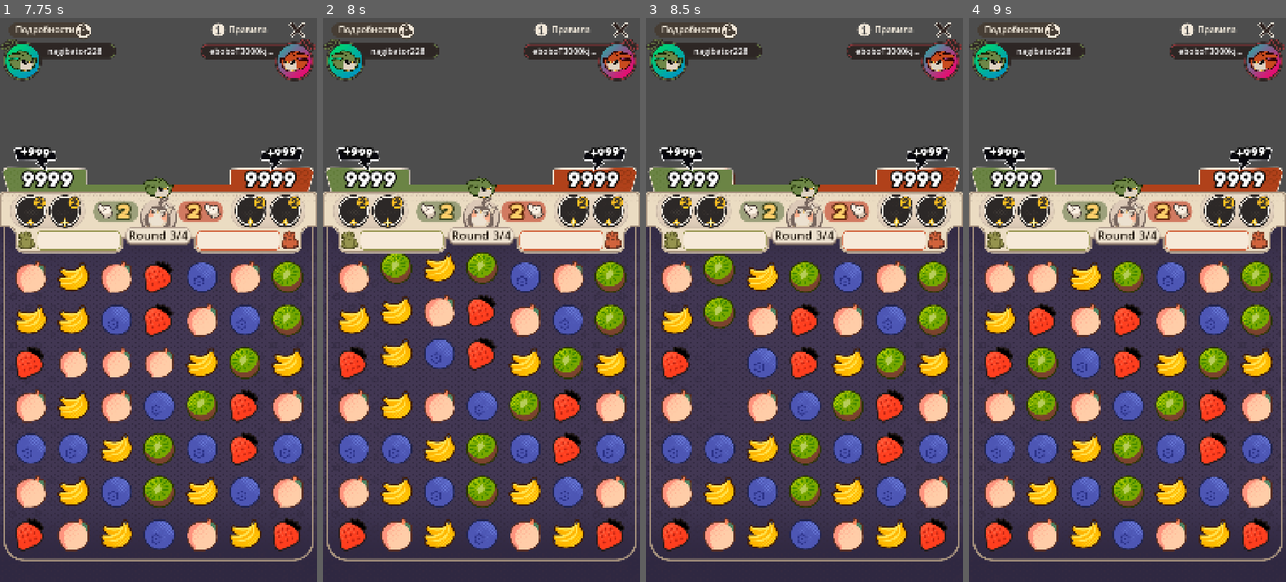
Above: before the commit, frames 1-4 (left to right).
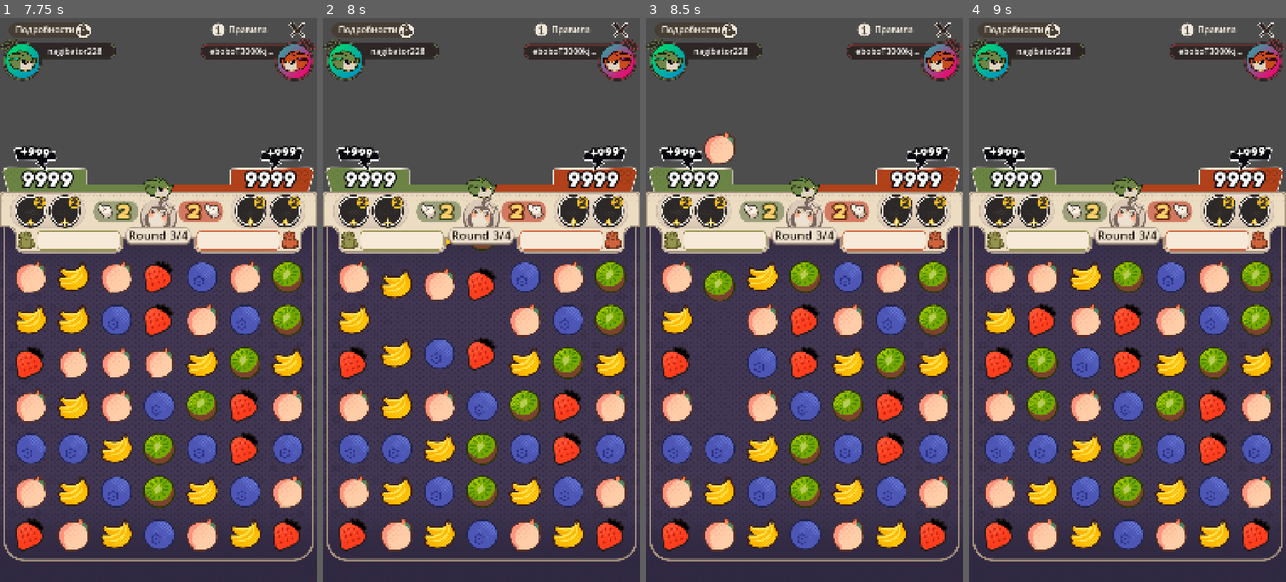
Above: after the commit, the same moments.

Repository: kakachaDev/origami-battle-godot
Game: Godot game, scene res://Assets/Scenes/game.tscn
Same seed, same stepped clock (60 frames per second), same inputs: the game is played once before the commit and once after it. The project has no main scene, so this scene is started directly.
Inputs (mouse positions are in pixels of both pictures, inside the frame that each line leads up to):
- Up to frame 1 (7.75 s): click "Правила" at 0.5 s; click "Подробности" at 1.25 s; click (31, 209) at 2.02 s; click "Правила" at 2.75 s; click "Подробности" at 3.5 s; click (31, 209) at 4.27 s; click "Правила" at 5 s; click "Подробности" at 5.75 s; click (31, 209) at 6.52 s; tap Enter at 7.25 s; drag from (158, 407) to (190, 175) at 7.27 s
- Up to frame 2 (8 s): no input
- Up to frame 3 (8.5 s): drag from (741, 328) to (788, 412) at 8.02 s
- Up to frame 4 (9 s): move the mouse to (1159, 175) at 8.77 s; click (1159, 175) at 8.92 s

Frame 1 is identical in both runs. In frame 2, 3.2% of the frame differs, in the area x 18-56%, y 39-55%; in frame 3, 1.6%; in frame 4, nothing differs.

Commit message:
Fix gem clipping and add fall stagger
- clip_children=1 set in scene file on Gems node (reliable)
- Fall animation staggered per column: bottom gem first, each gem
  above follows 0.06s later — same for existing and new gems

Co-Authored-By: Claude Sonnet 4.6 <noreply@anthropic.com>

Diff:
--- a/Assets/Scenes/game.tscn
+++ b/Assets/Scenes/game.tscn
@@ -92,6 +92,7 @@
 texture = ExtResource("2_p7xq5")
 
 [node name="Gems" type="Control" parent="GameField" unique_id=1552780601]
+clip_children = 1
 layout_mode = 0
 offset_left = 20.0
 offset_top = 136.0
--- a/Assets/Scripts/BoardAnimator.gd
+++ b/Assets/Scripts/BoardAnimator.gd
@@ -32,13 +32,14 @@
 		(cell as Control).scale = Vector2.ONE
 
 func animate_fall(entries: Array) -> void:
-	# entries: Array of {cell: Control, target: Vector2}
-	# All gems fall simultaneously; duration is proportional to distance.
+	# entries: Array of {cell: Control, target: Vector2, delay: float}
+	# Within each column gems are staggered bottom-to-top; duration ∝ distance.
 	if entries.is_empty():
 		return
 	var tw := create_tween().set_parallel(true)
 	tw.set_ease(Tween.EASE_IN).set_trans(Tween.TRANS_CUBIC)
 	for e in entries:
 		var dist := absf((e.cell as Control).position.y - e.target.y)
-		tw.tween_property(e.cell, "position", e.target, dist / FALL_SPEED)
+		var delay: float = e.get("delay", 0.0)
+		tw.tween_property(e.cell, "position", e.target, dist / FALL_SPEED).set_delay(delay)
 	await tw.finished
--- a/Assets/Scripts/GameBoard.gd
+++ b/Assets/Scripts/GameBoard.gd
@@ -9,6 +9,7 @@
 const START_Y := 29.0
 
 const CELL_SCENE: PackedScene = preload("res://Assets/Prefabs/GemCell.tscn")
+const FALL_STAGGER := 0.06  # seconds between each gem in a column, bottom to top
 
 @export var gem_resources: Array[GemData] = []
 var _board: BoardState
@@ -23,8 +24,6 @@
 	_animator = BoardAnimator.new()
 	add_child(_animator)
 	mouse_filter = MOUSE_FILTER_STOP
-	# Clip children so gems positioned above the field are invisible until they fall in
-	clip_children = CanvasItem.CLIP_CHILDREN_ONLY
 	_build_cells()
 
 func _build_cells() -> void:
@@ -131,14 +130,28 @@
 		cell.visible = true  # clip_children hides gems above the field
 		cell.position = _cell_pos(-(total - idx), col)  # -total … -1 from top
 
-	# All gems — existing falling and new — animate together in one pass
-	var all_entries: Array = []
+	# Group all falling gems (existing + new) by column, sorted bottom-to-top for stagger
+	var by_col: Dictionary = {}  # col → Array of {cell, target_row, target}
 	for fall in falls:
 		var tp: Vector2i = fall.to
-		all_entries.append({"cell": _cells[tp.x][tp.y], "target": _cell_pos(tp.x, tp.y)})
+		var col: int = tp.y
+		if not by_col.has(col):
+			by_col[col] = []
+		by_col[col].append({"cell": _cells[tp.x][tp.y], "target": _cell_pos(tp.x, tp.y), "target_row": tp.x})
 	for s in spawns:
 		var pos: Vector2i = s.pos
-		all_entries.append({"cell": _cells[pos.x][pos.y], "target": _cell_pos(pos.x, pos.y)})
+		var col: int = pos.y
+		if not by_col.has(col):
+			by_col[col] = []
+		by_col[col].append({"cell": _cells[pos.x][pos.y], "target": _cell_pos(pos.x, pos.y), "target_row": pos.x})
+
+	var all_entries: Array = []
+	for col in by_col:
+		var gems: Array = by_col[col]
+		# Sort descending by target_row so the bottom gem gets delay 0
+		gems.sort_custom(func(a, b): return a.target_row > b.target_row)
+		for i in gems.size():
+			all_entries.append({"cell": gems[i].cell, "target": gems[i].target, "delay": i * FALL_STAGGER})
 
 	await _animator.animate_fall(all_entries)
 
